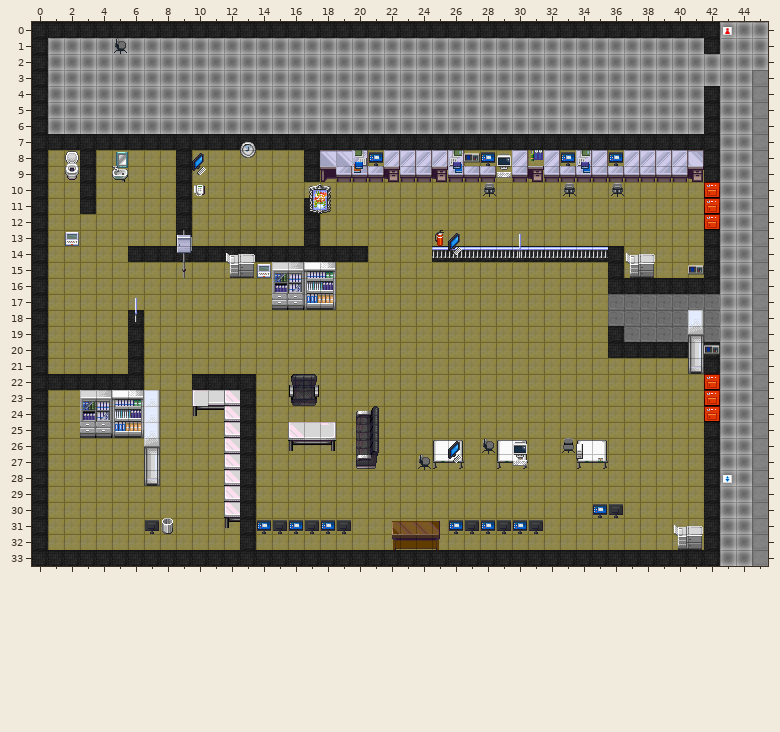
A Tiled map (JSON) gets an edit: maps/map-maschinendeck.json. The picture above was drawn from the file before the commit.
Cells are 32x32 px. Shown: x 0..45, y 0..33.
And afterwards:
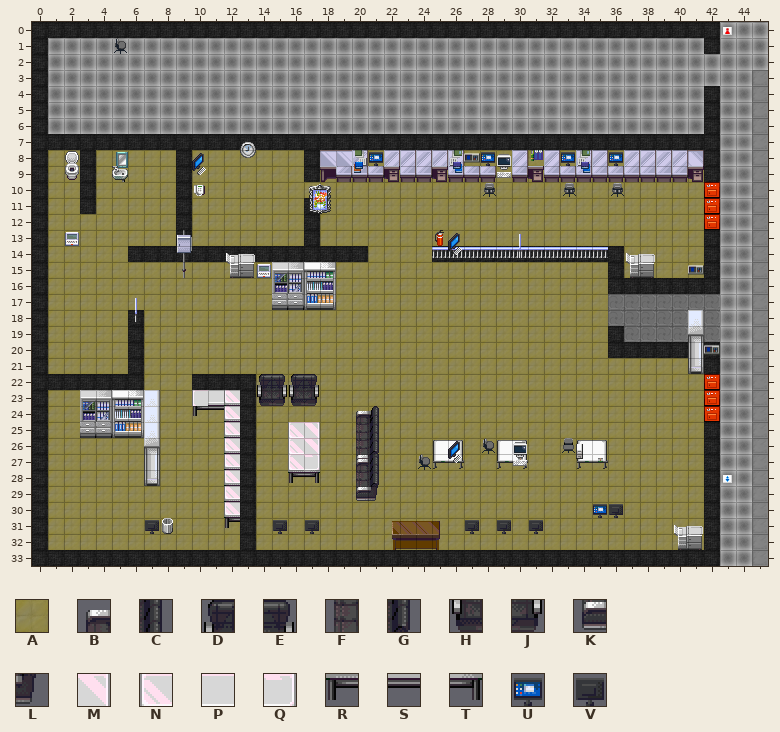
Key: from "floortileset": A 24; from "office_1": B 108, C 109, D 120, E 121, F 124, G 125, H 136, J 137, K 140, L 141, M 154, N 155, P 156, Q 157, R 171, S 172, T 173, U 242, V 243.
_ is an empty cell, . an unchanged one.
Tiles of an added or newly shown layer are drawn over the layers below it.
What changed:
--- layer "openLinkTVarea" (added)
@@ x 14..15 @@
-23 __
+23 AA
@@ x 18..18 @@
-25 _
-26 _
+25 A
+26 A
@@ x 16..20 @@
-28 __...
-29 ...._
+28 AA...
+29 ....A
@@ x 14..19 @@
-31 _._.__
+31 A.A.AA
--- layer "ordi"
@@ x 14..30 @@
-31 U.U.UV......U.U.U
+31 _._.__......_._._
--- layer "dinge"
@@ x 14..15 @@
-22 __
-23 __
+22 DE
+23 HJ
@@ x 16..21 @@
-25 .PQ...
-26 RST...
-27 __..__
-28 __..__
-29 ....__
+25 .M_...
+26 NM_...
+27 NQ..BC
+28 RT..FG
+29 ....KL
